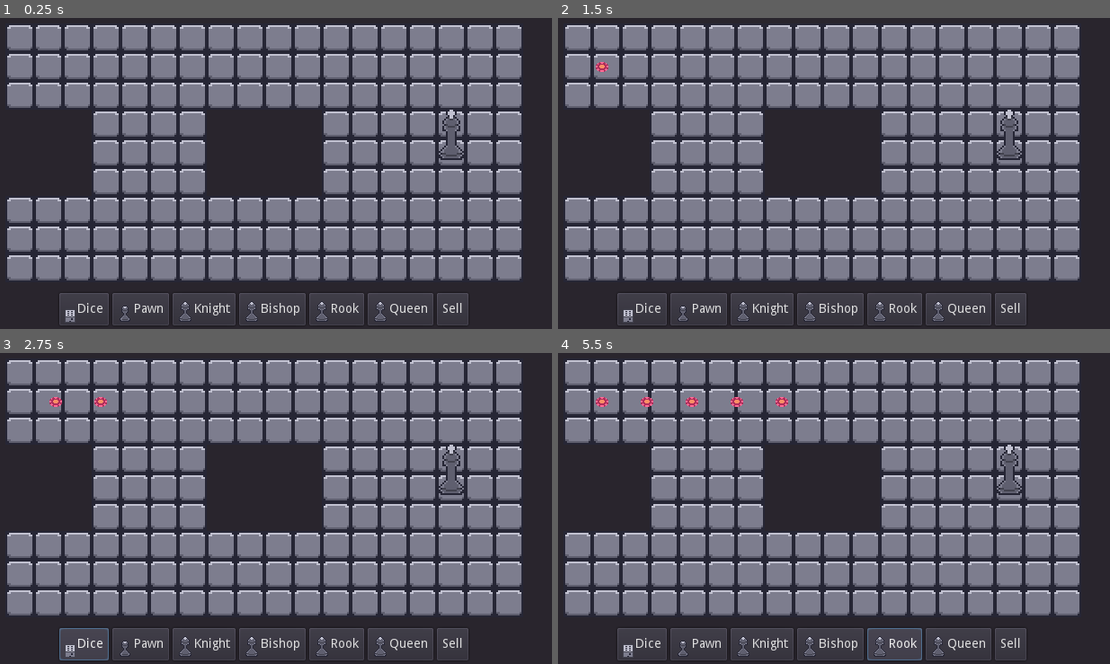
Above: before the commit, frames 1-4 (two rows, left to right).
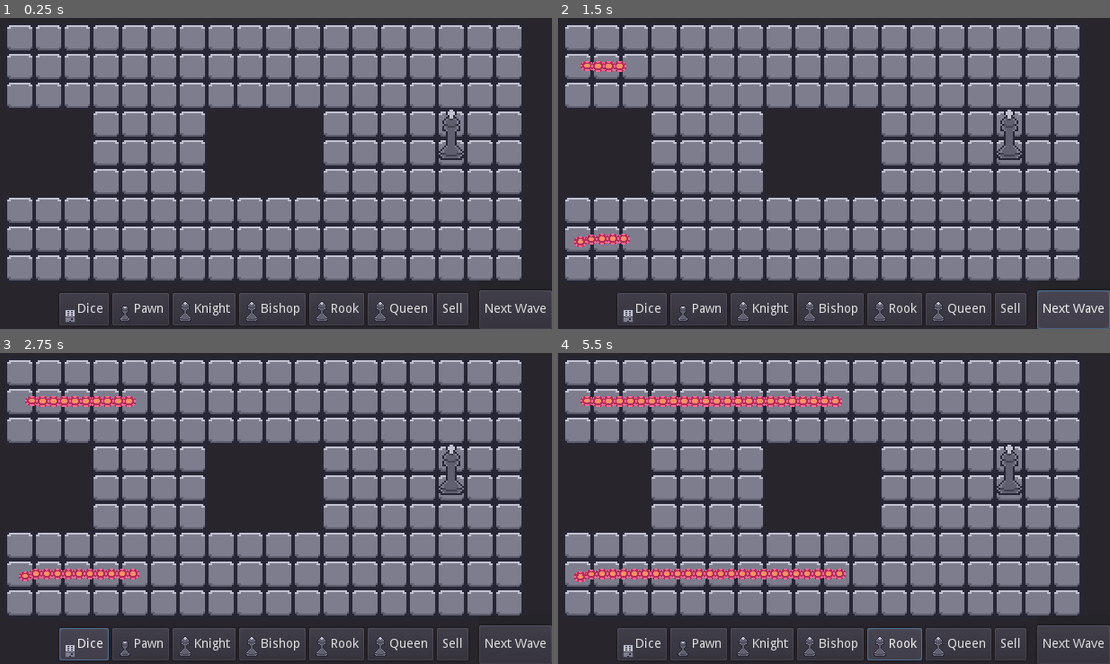
Above: after the commit, the same moments.

Repository: PetTurtle/LudumDare46
Game: Godot game, scene res://scenes/Game.tscn
Same seed, same stepped clock (60 frames per second), same inputs: the game is played once before the commit and once after it.
Inputs (mouse positions are in pixels of both pictures, inside the frame that each line leads up to):
- Up to frame 1 (0.25 s): no input
- Up to frame 2 (1.5 s): click (1071, 310) at 0.5 s, where only the run after the commit has a clickable "Next Wave"; click (1071, 310) at 1.25 s, where only the run after the commit has a clickable "Next Wave"
- Up to frame 3 (2.75 s): click "Dice" at 2 s
- Up to frame 4 (5.5 s): click "Pawn" at 2.75 s; click "Knight" at 3.5 s; click "Bishop" at 4.25 s; click "Rook" at 5 s

The runs differ from the first frame. In frame 1, 0.7% of the frame differs, in the area x 86-100%, y 87-100%; in frame 2, 2.2%; in frame 3, 1.9%; in frame 4, 3.6%, in the area x 2-100%, y 13-100%.

Commit message:
Tower + WaveControler Tweaks

Diff:
--- a/src/prefabs/Maps/Map1.tscn
+++ b/src/prefabs/Maps/Map1.tscn
@@ -5,7 +5,7 @@
 [ext_resource path="res://scripts/Map.gd" type="Script" id=3]
 [ext_resource path="res://scripts/Navigator.gd" type="Script" id=4]
 [ext_resource path="res://scripts/UnitManager.gd" type="Script" id=5]
-[ext_resource path="res://prefabs/Spawner.tscn" type="PackedScene" id=6]
+[ext_resource path="res://scripts/WaveController.gd" type="Script" id=7]
 
 [node name="Map" type="Node2D"]
 script = ExtResource( 3 )
@@ -24,8 +24,18 @@
 
 [node name="Units" type="YSort" parent="UnitManager"]
 
-[node name="Spawner" parent="UnitManager" instance=ExtResource( 6 )]
-position = Vector2( -135.146, -56.7792 )
+[node name="WaveController" type="Node2D" parent="UnitManager"]
+script = ExtResource( 7 )
+
+[node name="Timer" type="Timer" parent="UnitManager/WaveController"]
+wait_time = 0.1
+autostart = true
+
+[node name="SpawnPoint" type="Node2D" parent="UnitManager/WaveController"]
+position = Vector2( -135.203, -56.8737 )
+
+[node name="SpawnPoint2" type="Node2D" parent="UnitManager/WaveController"]
+position = Vector2( -135.884, 41.889 )
 
 [node name="King" parent="." instance=ExtResource( 2 )]
 position = Vector2( 103.984, -7.40585 )
--- a/src/prefabs/Tower.tscn
+++ b/src/prefabs/Tower.tscn
@@ -9,8 +9,3 @@
 [node name="Sprite" type="Sprite" parent="."]
 texture = ExtResource( 2 )
 offset = Vector2( 0, -11 )
-
-[node name="FireTimer" type="Timer" parent="."]
-wait_time = 2.0
-autostart = true
-[connection signal="timeout" from="FireTimer" to="." method="_on_FireTimer_timeout"]
--- a/src/project.godot
+++ b/src/project.godot
@@ -44,7 +44,7 @@
 "language": "GDScript",
 "path": "res://scripts/TowerDef.gd"
 }, {
-"base": "YSort",
+"base": "Node2D",
 "class": "Towers",
 "language": "GDScript",
 "path": "res://scripts/Towers.gd"
@@ -68,6 +68,11 @@
 "class": "UnitManager",
 "language": "GDScript",
 "path": "res://scripts/UnitManager.gd"
+}, {
+"base": "Node2D",
+"class": "WaveController",
+"language": "GDScript",
+"path": "res://scripts/WaveController.gd"
 } ]
 _global_script_class_icons={
 "Bullet": "",
@@ -81,7 +86,8 @@
 "UI": "",
 "Unit": "",
 "UnitDef": "",
-"UnitManager": ""
+"UnitManager": "",
+"WaveController": ""
 }
 
 [application]
--- a/src/scenes/Game.tscn
+++ b/src/scenes/Game.tscn
@@ -1,7 +1,8 @@
-[gd_scene load_steps=14 format=2]
+[gd_scene load_steps=16 format=2]
 
 [ext_resource path="res://scripts/Bullets.gd" type="Script" id=1]
 [ext_resource path="res://assets/dice.png" type="Texture" id=2]
+[ext_resource path="res://scenes/NextWavePanel.gd" type="Script" id=4]
 [ext_resource path="res://scripts/Towers.gd" type="Script" id=5]
 [ext_resource path="res://scripts/Game.gd" type="Script" id=6]
 [ext_resource path="res://assets/Queen.png" type="Texture" id=9]
@@ -13,6 +14,15 @@
 [ext_resource path="res://script_ui/UI.gd" type="Script" id=16]
 [ext_resource path="res://script_ui/TowerContainer.gd" type="Script" id=17]
 [ext_resource path="res://prefabs/Maps/Map1.tscn" type="PackedScene" id=18]
+
+[sub_resource type="GDScript" id=1]
+script/source = "extends Button
+
+signal next_wave()
+
+func _pressed():
+	emit_signal(\"next_wave\")
+"
 
 [node name="Game" type="Node2D"]
 script = ExtResource( 6 )
@@ -96,11 +106,38 @@
 margin_bottom = 36.0
 text = "Sell"
 
+[node name="NextWaveContainer" type="Panel" parent="UI"]
+anchor_left = 1.0
+anchor_top = 1.0
+anchor_right = 1.0
+anchor_bottom = 1.0
+margin_left = -81.0
+margin_top = -54.0
+script = ExtResource( 4 )
+__meta__ = {
+"_edit_use_anchors_": false
+}
+
+[node name="NextWaveButton" type="Button" parent="UI/NextWaveContainer"]
+anchor_top = 0.2
+anchor_right = 1.0
+anchor_bottom = 1.0
+text = "Next Wave"
+script = SubResource( 1 )
+__meta__ = {
+"_edit_use_anchors_": false
+}
+
 [node name="Map1" parent="." instance=ExtResource( 18 )]
 
 [node name="Bullets" type="YSort" parent="."]
 script = ExtResource( 1 )
 
-[node name="Towers" type="YSort" parent="."]
+[node name="Towers" type="Node2D" parent="."]
 script = ExtResource( 5 )
+
+[node name="YSort" type="YSort" parent="Towers"]
+
+[node name="Timer" type="Timer" parent="Towers"]
+autostart = true
 [connection signal="pressed" from="UI/TowerContainer/ButtonSell" to="UI/TowerContainer" method="_on_ButtonSell_pressed"]
--- /dev/null
+++ b/src/scenes/NextWavePanel.gd
@@ -0,0 +1,12 @@
+extends Panel
+
+signal next_wave()
+
+onready var button : Button = $NextWaveButton
+
+func _ready():
+	button.connect("pressed", self, "_on_pressed")
+
+
+func _on_pressed():
+	emit_signal("next_wave")
--- a/src/script_ui/UI.gd
+++ b/src/script_ui/UI.gd
@@ -4,15 +4,21 @@
 #signal mode_default()
 signal mode_buy(unit_name)
 signal mode_sell()
+signal next_wave()
 
 onready var tower_container = $TowerContainer
+onready var next_wave_container = $NextWaveContainer
 
 func _ready():
 	tower_container.connect("place_unit", self, "_on_place_unit")
 	tower_container.connect("mode_sell", self, "_on_mode_sell")
+	next_wave_container.connect("next_wave", self, "_on_next_wave")
 
 func _on_place_unit(unit_name):
 	emit_signal("mode_buy", unit_name)
 
 func _on_mode_sell():
 	emit_signal("mode_sell")
+
+func _on_next_wave():
+	emit_signal("next_wave")
--- a/src/scripts/Game.gd
+++ b/src/scripts/Game.gd
@@ -17,6 +17,7 @@
 func _ready():
 	ui.connect("mode_buy", self, "_on_mode_buy")
 	ui.connect("mode_sell", self, "_on_mode_sell")
+	ui.connect("next_wave", self, "_on_next_wave")
 	map = get_node("Map1") # TODO LEVEL Loading System
 
 func _unhandled_input(event: InputEvent) -> void:
@@ -59,3 +60,6 @@
 func _on_fire(pos, moves, direction):
 	if map.is_pathable(pos):
 		bullets.create(pos, moves, direction)
+
+func _on_next_wave():
+	map.next_wave()
--- a/src/scripts/Map.gd
+++ b/src/scripts/Map.gd
@@ -7,6 +7,9 @@
 
 func _ready():
 	unit_manager.connect("set_path", self, "_on_set_path")
+
+func next_wave():
+	unit_manager.next_wave()
 
 func build_turret():
 	var pos = navigator.get_mouse_tile_position()
--- a/src/scripts/Tower.gd
+++ b/src/scripts/Tower.gd
@@ -6,15 +6,14 @@
 var sprite : Sprite
 var towerDef : TowerDef
 
-
 func _ready():
-	connect("fire", get_parent(), "_on_fire")
+	connect("fire", get_parent().get_parent(), "_on_fire")
 
 func set_Tower(value : TowerDef) -> void:
 	sprite = $Sprite
 	towerDef = value
 	sprite.texture = value.texture
 
-func _on_FireTimer_timeout():
+func fire():
 	for pos in towerDef.fireDirections:
 		emit_signal("fire", position + (pos * 16), towerDef.recursively_fire, pos)
--- a/src/scripts/Towers.gd
+++ b/src/scripts/Towers.gd
@@ -1,23 +1,27 @@
-extends YSort
+extends Node2D
 class_name Towers
 
 signal fire(position, moves, direction)
+
+onready var timer : Timer = $Timer
+onready var ySort : YSort = $YSort
 
 var tower_prefab = load("res://prefabs/Tower.tscn")
 var offset = Vector2(8, 8)
 
 func _ready():
 	connect("fire", get_parent(), "_on_fire")
+	timer.connect("timeout", self, "_on_timer")
 
 func create(name : String, spawnPos : Vector2) -> void:
 	var tower_def : TowerDef = load("res://resources/towers/"+name+".tres")
 	var tower : Tower = tower_prefab.instance()
-	add_child(tower)
+	ySort.add_child(tower)
 	tower.set_Tower(tower_def)
 	tower.position = spawnPos + Vector2(8, 8)
 
 func remove_at(pos : Vector2):
-	for tower in get_children():
+	for tower in ySort.get_children():
 		if tower.position == pos + offset:
 			tower.queue_free()
 			return
@@ -25,5 +29,9 @@
 func get_king() -> Node2D:
 	return get_node("King") as Node2D
 
+func _on_timer() -> void:
+	for tower in ySort.get_children():
+		tower.fire()
+
 func _on_fire(position, moves, direction):
 	emit_signal("fire", position, moves, direction)
--- a/src/scripts/Unit.gd
+++ b/src/scripts/Unit.gd
@@ -1,8 +1,11 @@
 extends Area2D
 class_name Unit
 
-var health : int = 10
-var speed : float = 10
+signal death()
+
+var speed : float = 30
+
+var health : int = 1
 var sprite : Sprite = null
 var path : = PoolVector2Array() setget set_path
 
@@ -13,11 +16,11 @@
 	var move_distance = speed * delta
 	_move_along_path(move_distance)
 
-func set_Unit(value : UnitDef) -> void:
+func set_Unit(value : int) -> void:
 	sprite = $Sprite
-	health = value.max_health
-	speed = value.speed
-	sprite.texture = value.texture
+	health = value
+	sprite.scale.x = 0.5 + health * 0.02
+	sprite.scale.y = 0.5 + health * 0.02
 
 func _move_along_path(distance : float) -> void:
 	var start_point = position
@@ -38,9 +41,15 @@
 	health = health - amount
 	if health <= 0:
 		queue_free()
+	else:
+		sprite.scale.x = 0.5 + health * 0.02
+		sprite.scale.y = 0.5 + health * 0.02
 
 func set_path(value : PoolVector2Array) -> void:
 	path = value
 	if value.size() == 0:
 		return
 	set_process(true)
+
+func _exit_tree():
+	emit_signal("death")
--- a/src/scripts/UnitManager.gd
+++ b/src/scripts/UnitManager.gd
@@ -2,29 +2,38 @@
 class_name UnitManager
 
 signal set_path(unit)
+signal wave_over()
 
 onready var ySort : YSort = $Units
+onready var wave_controller : WaveController = $WaveController
 
-var spawners = []
 var unit_prefab = load("res://prefabs/Unit.tscn")
+var unit_count : int = 0
 
 func _ready():
-	for node in get_children():
-		if node is Spawner:
-			spawners.append(node)
-			node.connect("spawn", self, "_on_spawn")
+	wave_controller.connect("spawn", self, "_on_spawn")
+
+func next_wave():
+	wave_controller.next_wave()
 
 func update_paths():
 	for unit in ySort.get_children():
 		emit_signal("set_path", unit)
 
 func get_spawners():
-	return spawners
+	return wave_controller.get_spawn_points()
 
-func _on_spawn(unit_name : String, positon : Vector2):
-	var unit_def : UnitDef = load("res://resources/units/"+unit_name+".tres")
+func _on_spawn(value : int, positon : Vector2):
 	var unit : Unit = unit_prefab.instance()
 	ySort.add_child(unit)
-	unit.set_Unit(unit_def)
+	unit.set_Unit(value)
 	unit.position = positon
 	emit_signal("set_path", unit)
+	unit.connect("death", self, "_on_death")
+	unit_count += 1
+
+func _on_death():
+	unit_count -= 1
+	if unit_count == 0 and wave_controller.is_wave_over():
+		print("Over")
+		emit_signal("wave_over")
--- /dev/null
+++ b/src/scripts/WaveController.gd
@@ -0,0 +1,43 @@
+extends Node2D
+class_name WaveController
+
+onready var timer : Timer = $Timer
+
+signal spawn(unit_name, pos)
+
+var waveCount : int = 0
+var iterator : int = 0
+var max_value : int = 100
+var value_left : int = 0
+var spawnPoints = []
+
+func _ready():
+	timer.connect("timeout", self, "_on_spawn")
+	for node in get_children():
+		if node is Node2D:
+			spawnPoints.append(node)
+
+func next_wave():
+	waveCount += 1
+	value_left = get_wave_value(waveCount)
+	timer.paused = false
+
+func get_wave_value(index) -> float:
+	return 12*index*index
+
+func get_spawn_points() -> Array:
+	return spawnPoints
+
+func is_wave_over():
+	return timer.paused
+
+func _on_spawn():
+	if value_left > 0:
+		iterator = (iterator + 1) % spawnPoints.size()
+		var value : int = rand_range(1, min(waveCount, max_value))
+		if value > value_left:
+			value = value_left
+		value_left -= value
+		emit_signal("spawn", value, spawnPoints[iterator].position)
+	else:
+		timer.paused = true
